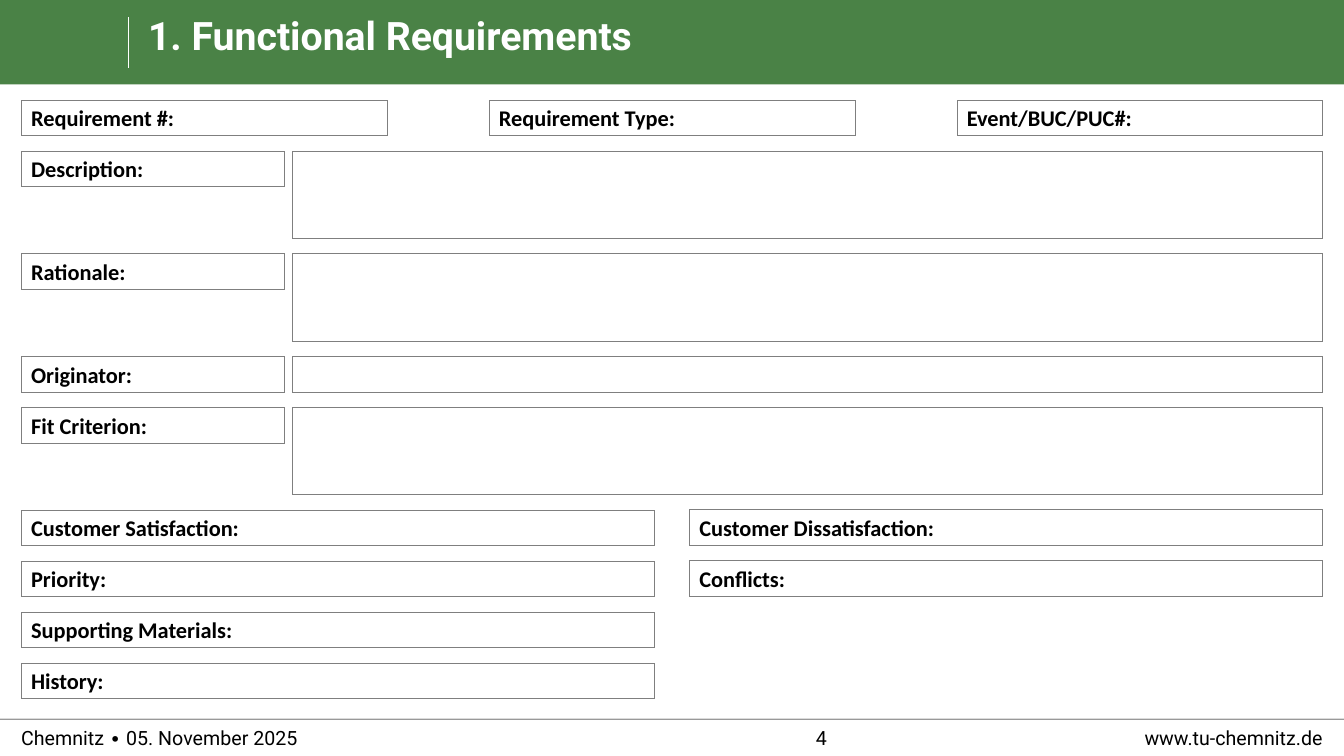
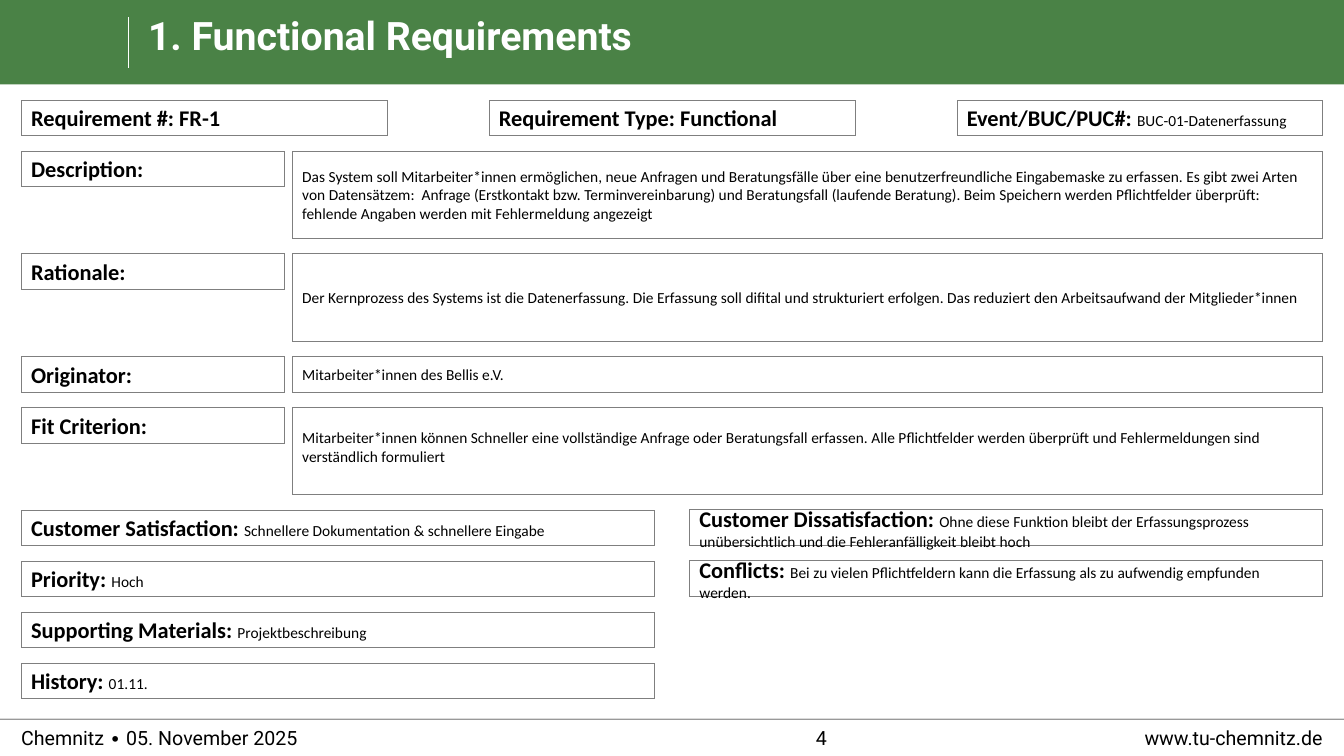
Before and after one commit to cojuwon/Praktikum-Softwareengineering-TU-Chemnitz, a slide deck: slide 4 of requirements/Snow_Card_Template.pptx. Drawn at 1344x756 pixels with LibreOffice and Linux fonts; fonts in the diff are those of the drawing; background and template pictures are left out. Boxes give left, top, right and bottom in pixels: in the first picture for what was removed or moved away, otherwise in the second. Text is boxed around its words. In the diff, an @@ line names an element or a change of style, - is before the commit and + after.

Commit message:
snow card update
Ich hab jeweils 1 Functional und Non-Functional Requirement hinzugefügt

```diff
--- a/requirements/Snow_Card_Template.pptx
+++ b/requirements/Snow_Card_Template.pptx
@@ text in rectangle at (31,110,220,130): text changed @@
-Requirement #:
+Requirement #: FR-1
@@ text in rectangle at (499,110,777,130): text changed @@
-Requirement Type:
+Requirement Type: Functional
@@ text in rectangle at (967,110,1286,129): text changed; size 16 to 11 pt; bold off @@
-Event/BUC/PUC#:
+Event/BUC/PUC#: BUC-01-Datenerfassung
@@ text in rectangle at (302,171,1297,222): text added @@
+Das System soll Mitarbeiter*innen ermöglichen, neue Anfragen und Beratungsfälle über eine benutzerfreundliche Eingabemaske zu erfassen. Es gibt zwei Arten von Datensätzem: Anfrage (Erstkontakt bzw. Terminvereinbarung) und Beratungsfall (laufende Beratung). Beim Speichern werden Pflichtfelder überprüft: fehlende Angaben werden mit Fehlermeldung angezeigt
@@ text in rectangle at (302,292,1297,306): text added @@
+Der Kernprozess des Systems ist die Datenerfassung. Die Erfassung soll difital und strukturiert erfolgen. Das reduziert den Arbeitsaufwand der Mitglieder*innen
@@ text in rectangle at (302,369,504,380): text added @@
+Mitarbeiter*innen des Bellis e.V.
@@ text in rectangle at (302,432,1260,462): text added @@
+Mitarbeiter*innen können Schneller eine vollständige Anfrage oder Beratungsfall erfassen. Alle Pflichtfelder werden überprüft und Fehlermeldungen sind verständlich formuliert
@@ text in rectangle at (699,509,1249,550): text changed; size 16 to 11 pt; bold off @@
-Customer Dissatisfaction:
+Customer Dissatisfaction: Ohne diese Funktion bleibt der Erfassungsprozess unübersichtlich und die Fehleranfälligkeit bleibt hoch
@@ text in rectangle at (31,520,544,539): text changed; size 16 to 11 pt; bold off @@
-Customer Satisfaction:
+Customer Satisfaction: Schnellere Dokumentation & schnellere Eingabe
@@ text in rectangle at (699,560,1260,598): text changed; size 16 to 11 pt; bold off @@
-Conflicts:
+Conflicts: Bei zu vielen Pflichtfeldern kann die Erfassung als zu aufwendig empfunden werden.
@@ text in rectangle at (31,571,143,591): text changed @@
-Priority:
+Priority: Hoch
@@ text in rectangle at (31,622,366,642): text changed @@
-Supporting Materials:
+Supporting Materials: Projektbeschreibung
@@ text in rectangle at (31,673,148,693): text changed @@
-History:
+History: 01.11.
```
Also in this commit, not shown: 1 other slide changed.
